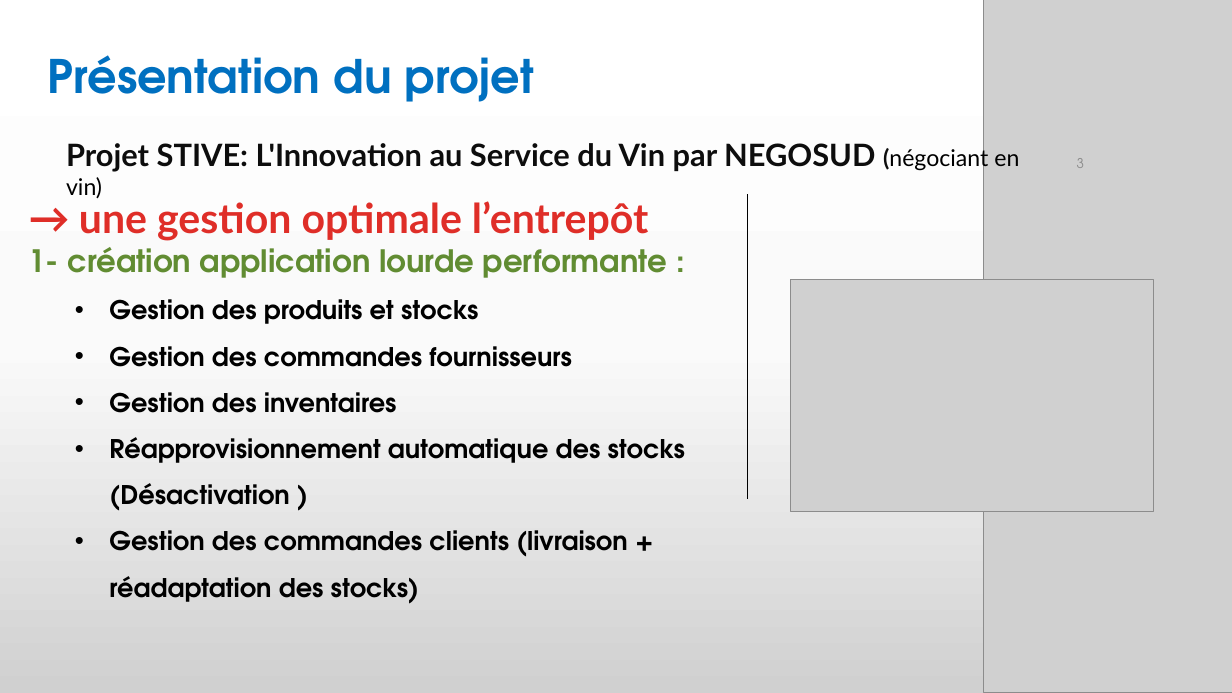
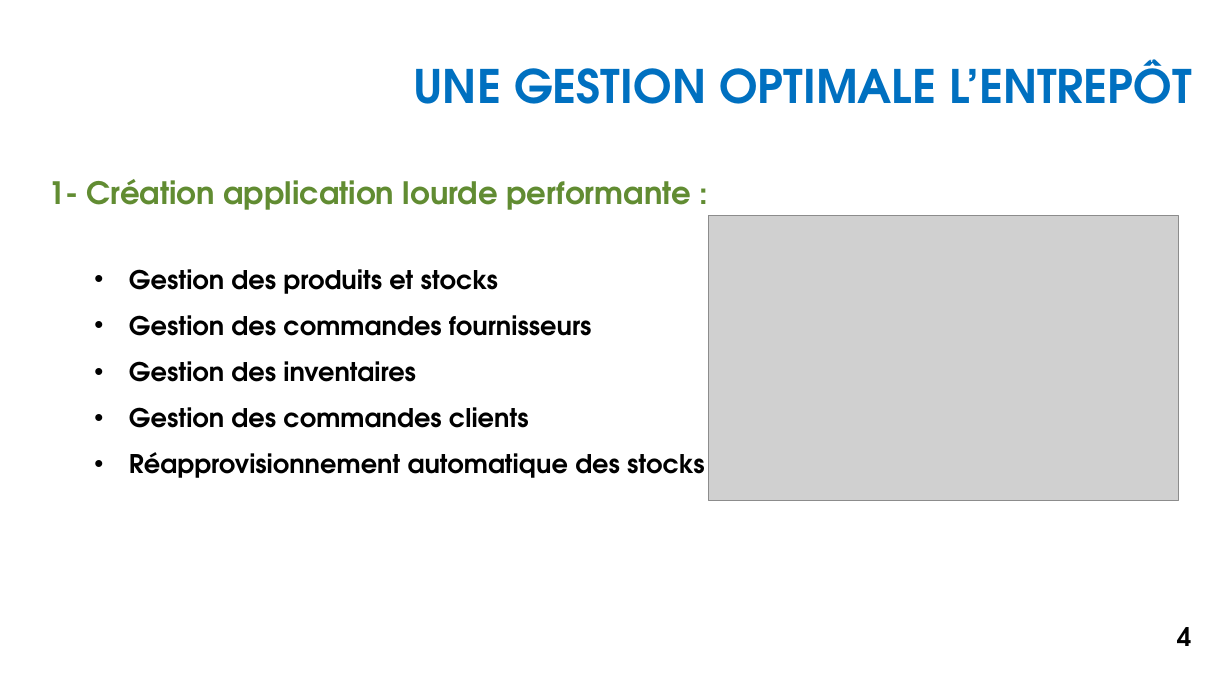
Before and after one commit to Bloc4CESI/Negosud, a slide deck: slide 4 of annexes/PrésentationNegosud.pptm (slide 3 before the commit). Drawn at 1232x693 pixels with LibreOffice and Linux fonts; fonts in the diff are those of the drawing; grey boxes stand for pictures; background and template pictures are left out. Boxes give left, top, right and bottom in pixels: in the first picture for what was removed or moved away, otherwise in the second. Text is boxed around its words. In the diff, an @@ line names an element or a change of style, - is before the commit and + after.

Commit message:
feature -app command client

```diff
--- a/annexes/PrésentationNegosud.pptm
+++ b/annexes/PrésentationNegosud.pptm
@@ background gradient #FFFFFF to #FBFBFB to #D1D1D1 to #FFFFFF @@
@@ picture removed at (983, 0, 1232, 693) @@
@@ text removed at (48, 55, 534, 102) @@
-Présentation du projet
@@ title added at (413, 59, 1192, 104), 36 pt, text #0070C0, bold @@
+UNE GESTION OPTIMALE L’ENTREPÔT
@@ page number added at (1146, 59, 1153, 69), 10.5 pt, text #FFFFFF @@
+4
@@ text removed at (66, 143, 1019, 172) @@
-Projet STIVE: L'Innovation au Service du Vin par NEGOSUD (négociant en vin)
@@ text "1- Création application lourde performante ...": place and size @@
-text "1- Création application lourde performante ..." at (29, 197, 685, 604)
+text "1- Création application lourde performante ..." at (48, 179, 704, 478)
@@ text at (48, 179, 692, 210): text changed @@
-→ une gestion optimale l’entrepôt
-1- création application lourde performante :
+1- Création application lourde performante :
@@ page number removed at (1077, 158, 1084, 168) @@
-3
@@ line removed from (748, 194) to (748, 499) @@
@@ picture: place and size @@
-picture at (790, 280, 1153, 512)
+picture at (708, 216, 1178, 501)
@@ text at (129, 407, 704, 478): text changed @@
-  • Réapprovisionnement automatique des stocks (Désactivation )
-  • Gestion des commandes clients (livraison + réadaptation des stocks)
+  • Gestion des commandes clients
+  • Réapprovisionnement automatique des stocks
@@ page number added at (1177, 627, 1191, 646), 20 pt, text #000000, bold @@
+4
```
Also in this commit, not shown: 13 other slides changed, 1 slide added, 7 other files.
